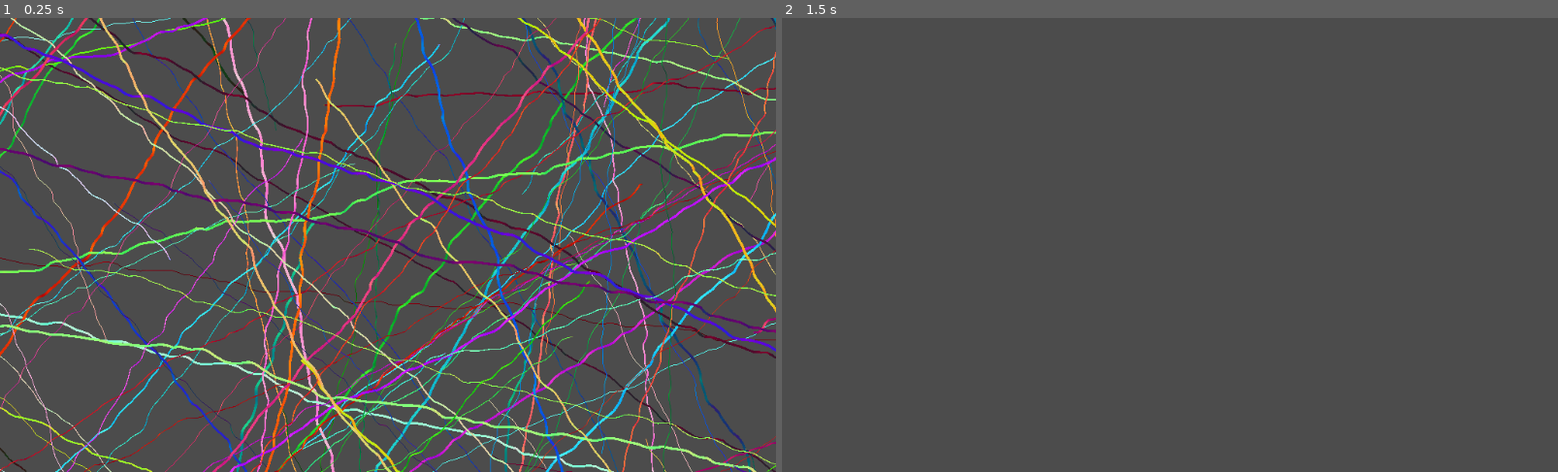
Above: before the commit, frames 1-2 (left to right).
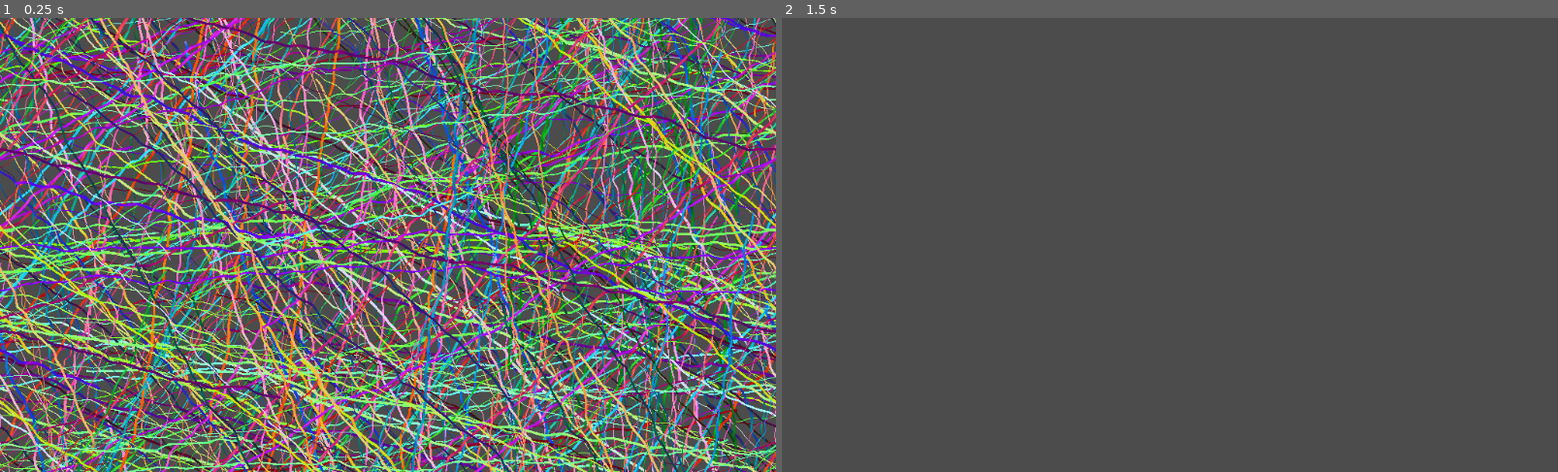
Above: after the commit, the same moments.

Repository: ioxu/microscratches-generator
Game: Godot game, scene res://texture_scenes/test_lines.tscn
The game is run twice, just before and just after one commit, with the same random seed, the same clock (stepped at 60 frames per second) and the same inputs. This scene is started directly instead of the project's main scene.
Inputs (mouse positions are in pixels of both pictures, inside the frame that each line leads up to):
- Up to frame 1 (0.25 s): no input
- Up to frame 2 (1.5 s): tap Enter at 0.5 s; move the mouse to (1340, 222) at 0.52 s; hold Shift 0.53-1.28 s; click (1340, 222) at 0.67 s; tap Space at 1.25 s; move the mouse to (1014, 267) at 1.27 s; tap H at 1.35 s; click (1014, 267) at 1.42 s

The runs differ from the first frame. In frame 1, 57% of the frame differs, in the area x 0-100%, y 0-100%; in frame 2, nothing differs.

Commit message:
test_lines tiling, via array copies, close #18

Diff:
--- a/scripts/util.gd
+++ b/scripts/util.gd
@@ -43,6 +43,14 @@
 	vec *= Vector2(1.0, -1.0)
 	var ev = ( vec + Vector2(1.0, 1.0) ) / Vector2(2.0, 2.0)
 	return Color(ev.x, ev.y, 0.0, 1.0)
+
+
+func copyOffset_PoolVector2Array( pva: PoolVector2Array, offset : Vector2 ) -> PoolVector2Array:
+	# offset the vector2s in 'pva' by 'offset' and return a new PoolVector2Array
+	var output = PoolVector2Array()
+	for p in pva:
+		output.append(p + offset)
+	return output
 
 
 # import -----------------------------------------------------------------------
--- a/texture_scenes/test_lines.gd
+++ b/texture_scenes/test_lines.gd
@@ -10,6 +10,7 @@
 var _dirty := false
 signal dirty(state)
 
+export var do_tiling := true
 export var n_lines := 300  #10000
 export var line_points := 300
 export var local_seed := 1
@@ -96,12 +97,43 @@
 			var line = line_simple_simplex( startp, endp, _l)
 
 			lines.append(line)
+			if do_tiling:
+				lines.append( Util.copyOffset_PoolVector2Array( line, Vector2( idim , 0.0 )  ) )
+				lines.append( Util.copyOffset_PoolVector2Array( line, Vector2( -idim , 0.0 )  ) )
+				lines.append( Util.copyOffset_PoolVector2Array( line, Vector2( idim , idim )  ) )
+				lines.append( Util.copyOffset_PoolVector2Array( line, Vector2( -idim , idim )  ) )
+				lines.append( Util.copyOffset_PoolVector2Array( line, Vector2( idim , -idim )  ) )
+				lines.append( Util.copyOffset_PoolVector2Array( line, Vector2( -idim , -idim )  ) )
+				lines.append( Util.copyOffset_PoolVector2Array( line, Vector2( 0.0 , idim )  ) )
+				lines.append( Util.copyOffset_PoolVector2Array( line, Vector2( 0.0 , -idim )  ) )
+
+			var vc : PoolColorArray
 			if Global.vector_direction == "tangent":
-				lines_colours.append( vcolours_simple(line, 0.0) )
+				vc = vcolours_simple(line, 0.0)
 			else:
-				lines_colours.append( vcolours_simple(line) )
-
-			lines_widths.append( Util.randf_range(thickness_max, thickness_min) )
+				vc = vcolours_simple(line)
+			lines_colours.append( vc )
+			if do_tiling:
+				lines_colours.append( vc )
+				lines_colours.append( vc )
+				lines_colours.append( vc )
+				lines_colours.append( vc )
+				lines_colours.append( vc )
+				lines_colours.append( vc )
+				lines_colours.append( vc )
+				lines_colours.append( vc )
+
+			var vw = Util.randf_range(thickness_max, thickness_min)
+			lines_widths.append( vw )
+			if do_tiling:
+				lines_widths.append( vw )
+				lines_widths.append( vw )
+				lines_widths.append( vw )
+				lines_widths.append( vw )
+				lines_widths.append( vw )
+				lines_widths.append( vw )
+				lines_widths.append( vw )
+				lines_widths.append( vw )
 
 		DRAWN = false
 		update()
